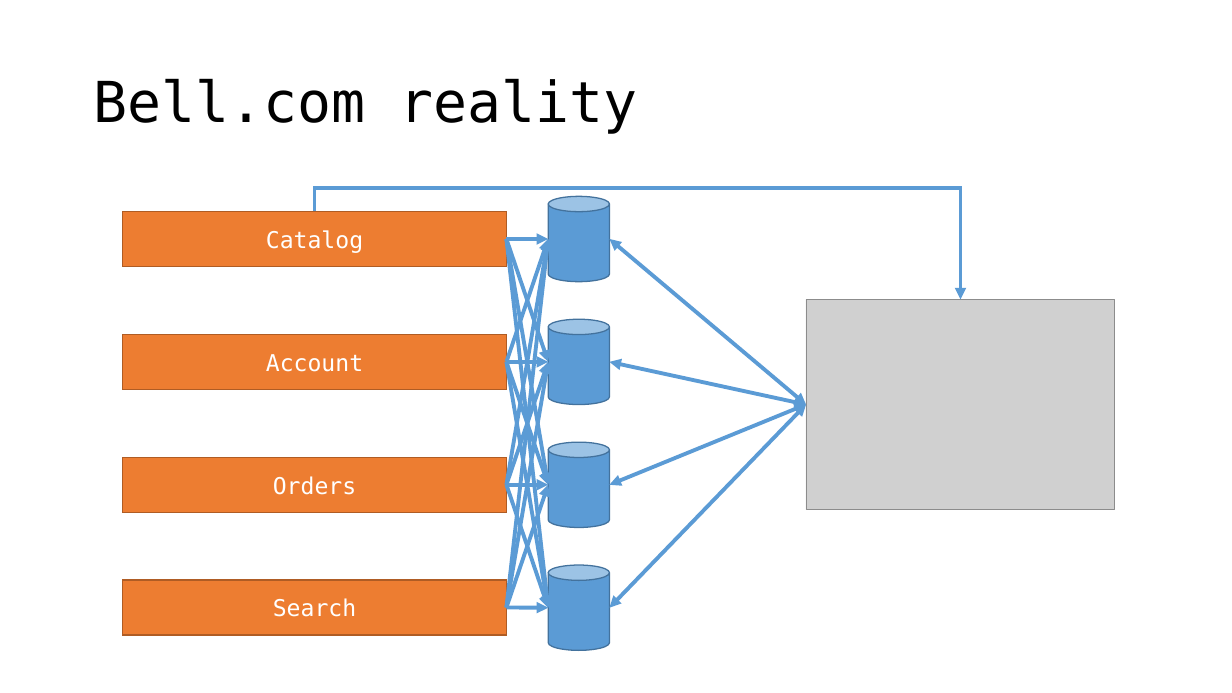
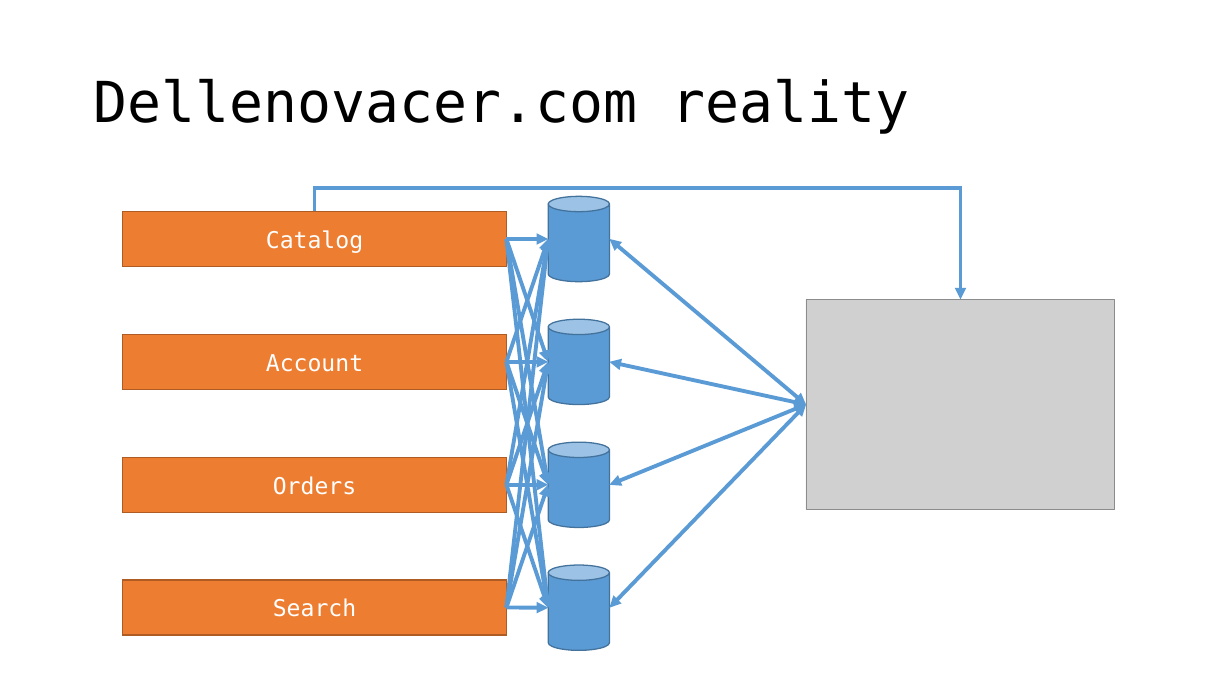
Before and after one commit to jbogard/presentations, a slide deck: slide 9 of AvoidingMicroserviceMegadisasters/AvoidingMicroserviceMegadisasters.pptx (slide 5 before the commit). Drawn at 1232x693 pixels with LibreOffice and Linux fonts; fonts in the diff are those of the drawing; grey boxes stand for pictures. Boxes give left, top, right and bottom in pixels: in the first picture for what was removed or moved away, otherwise in the second. Text is boxed around its words. In the diff, an @@ line names an element or a change of style, - is before the commit and + after.

```diff
--- a/AvoidingMicroserviceMegadisasters/AvoidingMicroserviceMegadisasters.pptx
+++ b/AvoidingMicroserviceMegadisasters/AvoidingMicroserviceMegadisasters.pptx
@@ title at bbox=[94, 78, 910, 134]: text changed @@
-Bell.com reality
+Dellenovacer.com reality
```
Also in this commit, not shown: 10 other slides changed, 13 slides added, 1 slide removed, 4 other files.
